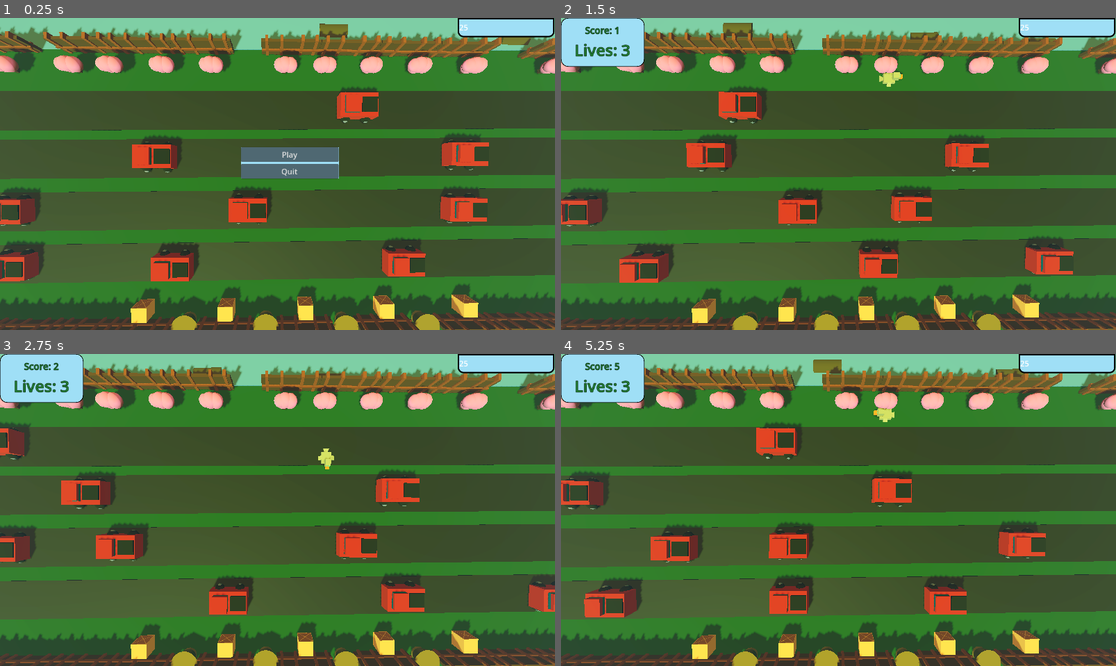
Above: before the commit, frames 1-4 (two rows, left to right).
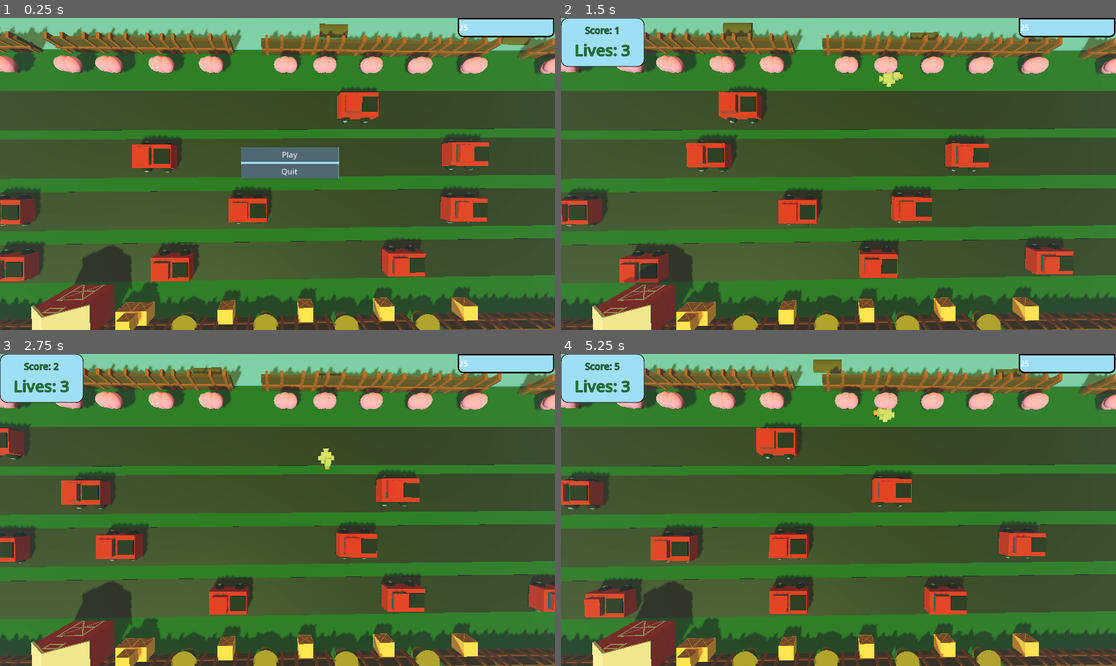
Above: after the commit, the same moments.

Repository: PushingPolygons/dangerxing-PCCDanny
Game: Godot game, scene res://Main/Main.tscn
Two runs of this game, one before a commit and one after it. Both use one fixed random seed, a clock stepped at 60 frames per second and the inputs below.
Inputs:
- Up to frame 1 (0.25 s): no input
- Up to frame 2 (1.5 s): click "Play" at 0.5 s; hold D (move_right) from 1.28 s (still down)
- Up to frame 3 (2.75 s): release D (move_right) at 2.03 s; hold S (move_down) from 2.03 s (still down)
- Up to frame 4 (5.25 s): release S (move_down) at 2.78 s; hold D (move_right) 2.78-3.53 s; hold W (move_up) 3.53-4.28 s; hold A (move_left) from 4.28 s (still down)

The runs differ from the first frame. In frame 1, 4.0% of the frame differs, in the area x 5-87%, y 72-100%; in frame 2, 3.5%; in frame 3, 4.0%; in frame 4, 4.0%.

Commit message:
Boxes made, barn created
made barn and box assets.

Diff:
--- a/Code/Main/Main.tscn
+++ b/Code/Main/Main.tscn
@@ -82,6 +82,30 @@
 [sub_resource type="BoxMesh" id="BoxMesh_rqcun"]
 size = Vector3(0.04, 1.4, 1.005)
 
+[sub_resource type="StandardMaterial3D" id="StandardMaterial3D_8aei3"]
+albedo_color = Color(0.65098, 0, 0.00784314, 1)
+
+[sub_resource type="BoxMesh" id="BoxMesh_ve1yp"]
+
+[sub_resource type="StandardMaterial3D" id="StandardMaterial3D_ig7ef"]
+albedo_color = Color(0.65098, 0, 0.00784314, 1)
+
+[sub_resource type="PrismMesh" id="PrismMesh_e7p0n"]
+
+[sub_resource type="StandardMaterial3D" id="StandardMaterial3D_u1ctq"]
+albedo_color = Color(0.796078, 0.690196, 1, 1)
+metallic_specular = 0.0
+roughness = 0.0
+
+[sub_resource type="BoxMesh" id="BoxMesh_0saph"]
+size = Vector3(0.125, 3.45, 1)
+
+[sub_resource type="StandardMaterial3D" id="StandardMaterial3D_f5ukt"]
+albedo_color = Color(0.796078, 0.690196, 1, 1)
+
+[sub_resource type="BoxMesh" id="BoxMesh_lav77"]
+size = Vector3(0.09, 3.53, 1)
+
 [node name="Main" type="Node"]
 script = ExtResource("1")
 
@@ -577,7 +601,7 @@
 [node name="boxes" type="Node3D" parent="."]
 
 [node name="MeshInstance3D" type="MeshInstance3D" parent="boxes"]
-transform = Transform3D(1, 0, 0, 0, 1, 0, 0, 0, 1, 1.37036, 0.53331, 9.74043)
+transform = Transform3D(1, 0, 0, 0, 1, 0, 0, 0, 1, 1.37036, 0.53331, 9.8993)
 material_override = SubResource("StandardMaterial3D_mhtpx")
 mesh = SubResource("BoxMesh_hncnn")
 
@@ -620,7 +644,7 @@
 [node name="boxes2" type="Node3D" parent="."]
 
 [node name="MeshInstance3D" type="MeshInstance3D" parent="boxes2"]
-transform = Transform3D(1, 0, 0, 0, 1, 0, 0, 0, 1, 7.06461, 0.53331, 9.74043)
+transform = Transform3D(1, 0, 0, 0, 1, 0, 0, 0, 1, 7.06461, 0.53331, 9.89991)
 material_override = SubResource("StandardMaterial3D_mhtpx")
 mesh = SubResource("BoxMesh_hncnn")
 
@@ -663,7 +687,7 @@
 [node name="boxes3" type="Node3D" parent="."]
 
 [node name="MeshInstance3D" type="MeshInstance3D" parent="boxes3"]
-transform = Transform3D(1, 0, 0, 0, 1, 0, 0, 0, 1, 12.9991, 0.53331, 9.74043)
+transform = Transform3D(1, 0, 0, 0, 1, 0, 0, 0, 1, 12.9991, 0.53331, 9.96798)
 material_override = SubResource("StandardMaterial3D_mhtpx")
 mesh = SubResource("BoxMesh_hncnn")
 
@@ -706,7 +730,7 @@
 [node name="boxes4" type="Node3D" parent="."]
 
 [node name="MeshInstance3D" type="MeshInstance3D" parent="boxes4"]
-transform = Transform3D(1, 0, 0, 0, 1, 0, 0, 0, 1, -4.22657, 0.53331, 9.74043)
+transform = Transform3D(1, 0, 0, 0, 1, 0, 0, 0, 1, -4.22657, 0.53331, 9.93905)
 material_override = SubResource("StandardMaterial3D_mhtpx")
 mesh = SubResource("BoxMesh_hncnn")
 
@@ -749,7 +773,7 @@
 [node name="boxes5" type="Node3D" parent="."]
 
 [node name="MeshInstance3D" type="MeshInstance3D" parent="boxes5"]
-transform = Transform3D(1, 0, 0, 0, 1, 0, 0, 0, 1, -10.1363, 0.53331, 9.74043)
+transform = Transform3D(1, 0, 0, 0, 1, 0, 0, 0, 1, -10.1363, 0.53331, 9.9551)
 material_override = SubResource("StandardMaterial3D_mhtpx")
 mesh = SubResource("BoxMesh_hncnn")
 
@@ -788,3 +812,174 @@
 material_override = SubResource("StandardMaterial3D_8soh0")
 mesh = SubResource("BoxMesh_rqcun")
 skeleton = NodePath("../..")
+
+[node name="boxes6" type="Node3D" parent="."]
+
+[node name="MeshInstance3D" type="MeshInstance3D" parent="boxes6"]
+transform = Transform3D(1, 0, 0, 0, 1, 0, 0, 0, 1, -11.1759, 0.549936, 9.94884)
+material_override = SubResource("StandardMaterial3D_mhtpx")
+mesh = SubResource("BoxMesh_hncnn")
+
+[node name="crosshatch" type="MeshInstance3D" parent="boxes6/MeshInstance3D"]
+transform = Transform3D(0.697787, 0.716361, 0, -0.670394, 0.745632, 0, 0, 0, 1, 0.00188923, -0.020593, 0.00122356)
+material_override = SubResource("StandardMaterial3D_8soh0")
+mesh = SubResource("BoxMesh_rqcun")
+skeleton = NodePath("../..")
+
+[node name="crosshatch2" type="MeshInstance3D" parent="boxes6/MeshInstance3D"]
+transform = Transform3D(0.690007, -0.724915, 0, 0.678399, 0.737318, 0, 0, 0, 1, 0.00188923, -0.020593, 0.00122356)
+material_override = SubResource("StandardMaterial3D_8soh0")
+mesh = SubResource("BoxMesh_rqcun")
+skeleton = NodePath("../..")
+
+[node name="crosshatch3" type="MeshInstance3D" parent="boxes6/MeshInstance3D"]
+transform = Transform3D(0.967634, -0.0048365, 0, 0.00452602, 1.03398, 0, 0, 0, 1, -0.497186, -0.214308, 0.00122356)
+material_override = SubResource("StandardMaterial3D_8soh0")
+mesh = SubResource("BoxMesh_rqcun")
+skeleton = NodePath("../..")
+
+[node name="crosshatch4" type="MeshInstance3D" parent="boxes6/MeshInstance3D"]
+transform = Transform3D(0.967634, -0.0048365, 0, 0.00452602, 1.03398, 0, 0, 0, 1, 0.498975, -0.214308, 0.00122356)
+material_override = SubResource("StandardMaterial3D_8soh0")
+mesh = SubResource("BoxMesh_rqcun")
+skeleton = NodePath("../..")
+
+[node name="crosshatch5" type="MeshInstance3D" parent="boxes6/MeshInstance3D"]
+transform = Transform3D(0.0112869, -0.737395, 0, 0.970958, 0.00857173, 0, 0, 0, 1, -0.00429153, 0.509694, 0.0012598)
+material_override = SubResource("StandardMaterial3D_8soh0")
+mesh = SubResource("BoxMesh_rqcun")
+skeleton = NodePath("../..")
+
+[node name="crosshatch6" type="MeshInstance3D" parent="boxes6/MeshInstance3D"]
+transform = Transform3D(0.0112869, -0.737395, 0, 0.970958, 0.00857173, 0, 0, 0, 1, -0.00429153, -0.509147, 0.0012598)
+material_override = SubResource("StandardMaterial3D_8soh0")
+mesh = SubResource("BoxMesh_rqcun")
+skeleton = NodePath("../..")
+
+[node name="boxes7" type="Node3D" parent="."]
+
+[node name="MeshInstance3D" type="MeshInstance3D" parent="boxes7"]
+transform = Transform3D(-0.886281, 0, -0.00793951, 0, 0.803712, 0, 0.00889472, 0, -0.791103, -10.6565, 1.47484, 9.94884)
+material_override = SubResource("StandardMaterial3D_mhtpx")
+mesh = SubResource("BoxMesh_hncnn")
+
+[node name="crosshatch" type="MeshInstance3D" parent="boxes7/MeshInstance3D"]
+transform = Transform3D(0.697787, 0.716361, 0, -0.670394, 0.745632, 0, 0, 0, 1, 0.00188923, -0.020593, 0.00122356)
+material_override = SubResource("StandardMaterial3D_8soh0")
+mesh = SubResource("BoxMesh_rqcun")
+skeleton = NodePath("../..")
+
+[node name="crosshatch2" type="MeshInstance3D" parent="boxes7/MeshInstance3D"]
+transform = Transform3D(0.690007, -0.724915, 0, 0.678399, 0.737318, 0, 0, 0, 1, 0.00188923, -0.020593, 0.00122356)
+material_override = SubResource("StandardMaterial3D_8soh0")
+mesh = SubResource("BoxMesh_rqcun")
+skeleton = NodePath("../..")
+
+[node name="crosshatch3" type="MeshInstance3D" parent="boxes7/MeshInstance3D"]
+transform = Transform3D(0.967634, -0.0048365, 0, 0.00452602, 1.03398, 0, 0, 0, 1, -0.497186, -0.214308, 0.00122356)
+material_override = SubResource("StandardMaterial3D_8soh0")
+mesh = SubResource("BoxMesh_rqcun")
+skeleton = NodePath("../..")
+
+[node name="crosshatch4" type="MeshInstance3D" parent="boxes7/MeshInstance3D"]
+transform = Transform3D(0.967634, -0.0048365, 0, 0.00452602, 1.03398, 0, 0, 0, 1, 0.498975, -0.214308, 0.00122356)
+material_override = SubResource("StandardMaterial3D_8soh0")
+mesh = SubResource("BoxMesh_rqcun")
+skeleton = NodePath("../..")
+
+[node name="crosshatch5" type="MeshInstance3D" parent="boxes7/MeshInstance3D"]
+transform = Transform3D(0.0112869, -0.737395, 0, 0.970958, 0.00857173, 0, 0, 0, 1, -0.00429153, 0.509694, 0.0012598)
+material_override = SubResource("StandardMaterial3D_8soh0")
+mesh = SubResource("BoxMesh_rqcun")
+skeleton = NodePath("../..")
+
+[node name="crosshatch6" type="MeshInstance3D" parent="boxes7/MeshInstance3D"]
+transform = Transform3D(0.0112869, -0.737395, 0, 0.970958, 0.00857173, 0, 0, 0, 1, -0.00429153, -0.509147, 0.0012598)
+material_override = SubResource("StandardMaterial3D_8soh0")
+mesh = SubResource("BoxMesh_rqcun")
+skeleton = NodePath("../..")
+
+[node name="Barn" type="Node3D" parent="."]
+
+[node name="BarnBase" type="MeshInstance3D" parent="Barn"]
+transform = Transform3D(2.96043, 0, 0, 0, 3.01822, 0, 0, 0, 2.2884, -14.0291, 0.951182, 9.28109)
+material_override = SubResource("StandardMaterial3D_8aei3")
+mesh = SubResource("BoxMesh_ve1yp")
+
+[node name="BarnRoof" type="MeshInstance3D" parent="Barn/BarnBase"]
+transform = Transform3D(1.05408, 0, 0, 0, 0.322499, 0, 0, 0, 1.00526, 0.00268793, 0.661889, 0.0012126)
+material_override = SubResource("StandardMaterial3D_ig7ef")
+mesh = SubResource("PrismMesh_e7p0n")
+skeleton = NodePath("../..")
+
+[node name="Doorway1" type="MeshInstance3D" parent="Barn/BarnBase"]
+transform = Transform3D(0.337788, 0, 0, 0, 0.331321, 0, 0, 0, 0.520894, 0.257847, -0.315147, -0.240296)
+material_override = SubResource("StandardMaterial3D_u1ctq")
+mesh = SubResource("BoxMesh_0saph")
+skeleton = NodePath("../..")
+
+[node name="Roof1" type="MeshInstance3D" parent="Barn/BarnBase"]
+transform = Transform3D(0.174046, -0.172454, 0, 0.276733, 0.104348, 0, 0, 0, 1.02203, 0.287902, 0.648638, 0.00225639)
+material_override = SubResource("StandardMaterial3D_u1ctq")
+mesh = SubResource("BoxMesh_0saph")
+skeleton = NodePath("../..")
+
+[node name="Roof2" type="MeshInstance3D" parent="Barn/BarnBase"]
+transform = Transform3D(0.163431, 0.174883, 0, -0.26417, 0.10409, 0, 0, 0, 1.02203, -0.28793, 0.648638, 0.00225639)
+material_override = SubResource("StandardMaterial3D_u1ctq")
+mesh = SubResource("BoxMesh_0saph")
+skeleton = NodePath("../..")
+
+[node name="Doorway2" type="MeshInstance3D" parent="Barn/BarnBase"]
+transform = Transform3D(0.337788, 0, 0, 0, 0.331321, 0, 0, 0, 0.520894, -0.272555, -0.315147, -0.240296)
+material_override = SubResource("StandardMaterial3D_u1ctq")
+mesh = SubResource("BoxMesh_0saph")
+skeleton = NodePath("../..")
+
+[node name="Doorway3" type="MeshInstance3D" parent="Barn/BarnBase"]
+transform = Transform3D(-0.00140644, 0.16596, 0, -0.3321, -0.000676186, 0, 0, 0, 0.520894, -0.00668287, 0.274762, -0.240296)
+material_override = SubResource("StandardMaterial3D_u1ctq")
+mesh = SubResource("BoxMesh_0saph")
+skeleton = NodePath("../..")
+
+[node name="Doorway4" type="MeshInstance3D" parent="Barn/BarnBase"]
+transform = Transform3D(-0.00140644, 0.16596, 0, -0.3321, -0.000676186, 0, 0, 0, 0.520894, -0.00668287, -0.0426396, -0.240296)
+material_override = SubResource("StandardMaterial3D_u1ctq")
+mesh = SubResource("BoxMesh_0saph")
+skeleton = NodePath("../..")
+
+[node name="crossdoorway5" type="MeshInstance3D" parent="Barn/BarnBase"]
+transform = Transform3D(0.237071, -0.19072, 0, 0.191181, 0.22753, 0, 0, 0, 0.520894, 0.0635772, -0.121422, -0.240485)
+material_override = SubResource("StandardMaterial3D_f5ukt")
+mesh = SubResource("BoxMesh_lav77")
+skeleton = NodePath("../..")
+
+[node name="crossdoorway6" type="MeshInstance3D" parent="Barn/BarnBase"]
+transform = Transform3D(0.236955, 0.190857, 0, -0.191319, 0.227419, 0, 0, 0, 0.520894, -0.0740767, -0.118519, -0.240485)
+material_override = SubResource("StandardMaterial3D_f5ukt")
+mesh = SubResource("BoxMesh_lav77")
+skeleton = NodePath("../..")
+
+[node name="Roofwindow" type="MeshInstance3D" parent="Barn/BarnBase"]
+transform = Transform3D(-0.00140922, 0.0950579, 0, -0.332757, -0.000387303, 0, 0, 0, 0.520894, 0.00661898, 0.559316, -0.244244)
+material_override = SubResource("StandardMaterial3D_u1ctq")
+mesh = SubResource("BoxMesh_0saph")
+skeleton = NodePath("../..")
+
+[node name="Roofwindow2" type="MeshInstance3D" parent="Barn/BarnBase"]
+transform = Transform3D(-0.00140922, 0.0950579, 0, -0.332757, -0.000387303, 0, 0, 0, 0.520894, 0.00583744, 0.691241, -0.244244)
+material_override = SubResource("StandardMaterial3D_u1ctq")
+mesh = SubResource("BoxMesh_0saph")
+skeleton = NodePath("../..")
+
+[node name="Roofwindow3" type="MeshInstance3D" parent="Barn/BarnBase"]
+transform = Transform3D(0.339348, 2.3613e-05, 0, -0.00017427, 0.0442369, 0, 0, 0, 0.520894, 0.148912, 0.624937, -0.244244)
+material_override = SubResource("StandardMaterial3D_u1ctq")
+mesh = SubResource("BoxMesh_0saph")
+skeleton = NodePath("../..")
+
+[node name="Roofwindow4" type="MeshInstance3D" parent="Barn/BarnBase"]
+transform = Transform3D(0.339348, 2.3613e-05, 0, -0.00017427, 0.0442369, 0, 0, 0, 0.520894, -0.136297, 0.624937, -0.244244)
+material_override = SubResource("StandardMaterial3D_u1ctq")
+mesh = SubResource("BoxMesh_0saph")
+skeleton = NodePath("../..")
Not shown: 1 places in Code/Main/Main.tscn that only renumber resources
